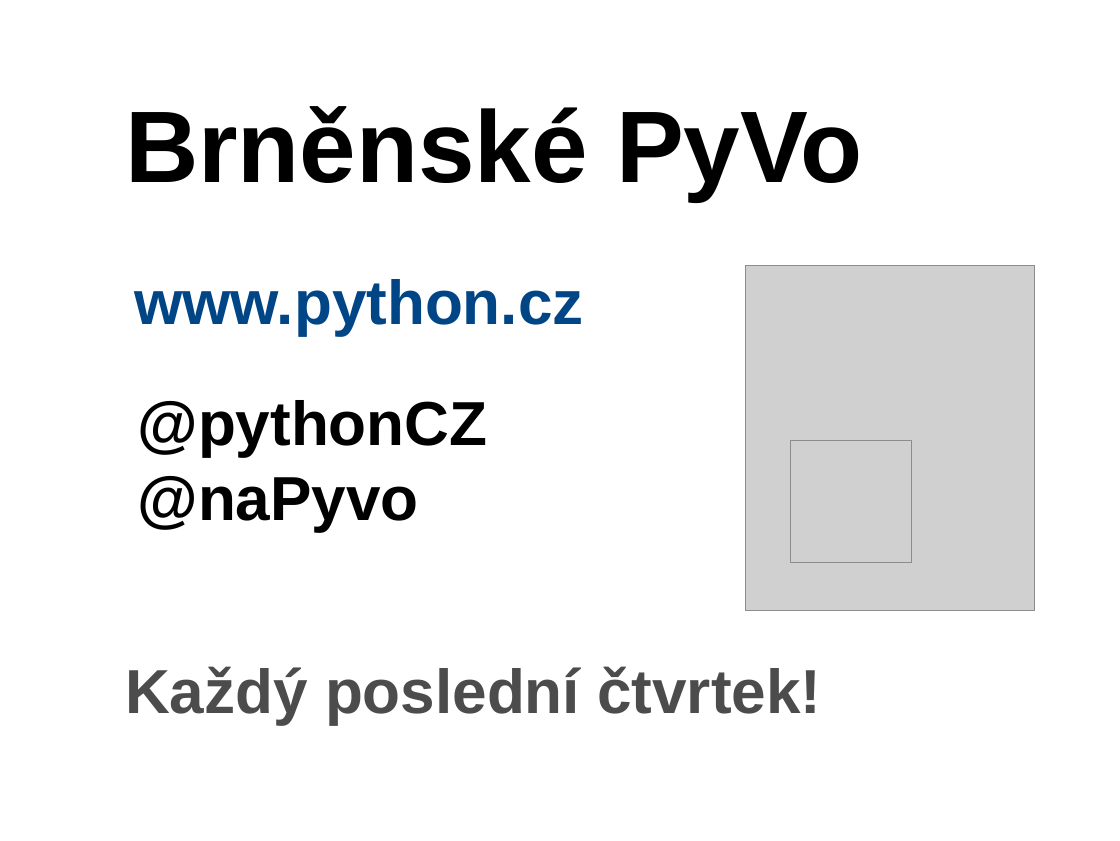
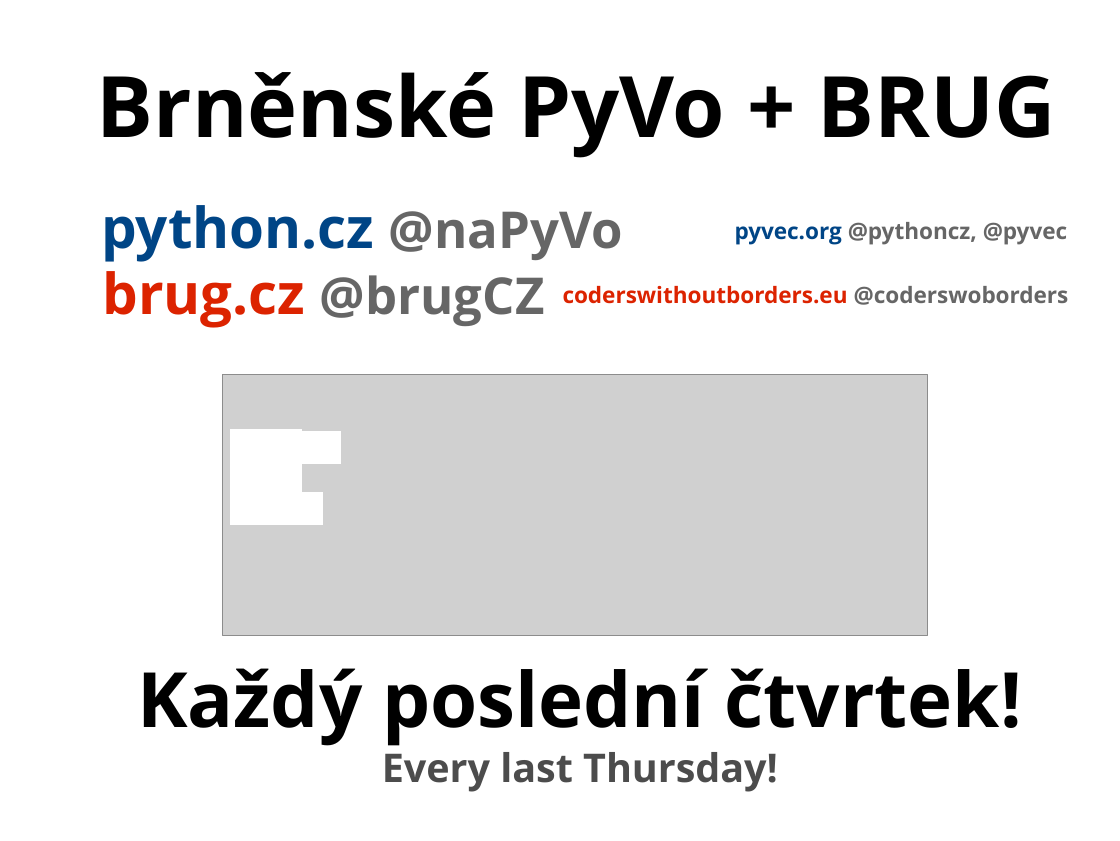
Before and after one commit to pyvec/python.cz, a slide deck: slide 1 of talks/brno-welcome.odp. Drawn at 1120x841 pixels with LibreOffice and Linux fonts; fonts in the diff are those of the drawing; grey boxes stand for pictures. Boxes give left, top, right and bottom in pixels: in the first picture for what was removed or moved away, otherwise in the second. Text is boxed around its words. In the diff, an @@ line names an element or a change of style, - is before the commit and + after.

Commit message:
New welcome slide.

```diff
--- a/talks/brno-welcome.odp
+++ b/talks/brno-welcome.odp
@@ text at box(97, 72, 1055, 158): text changed; size 72 to 60 pt; font Arial to Open Sans @@
-Brněnské PyVo
+Brněnské PyVo + BRUG
@@ text at box(101, 205, 623, 262): text changed; size 44 to 40 pt; font Arial to Open Sans @@
-www.python.cz
+python.cz @naPyVo
@@ text added at box(735, 222, 1067, 245), 16 pt, text #666666, bold @@
+pyvec.org @pythoncz, @pyvec
@@ text added at box(102, 261, 545, 328), 40 pt, text #DC2300, bold @@
+brug.cz @brugCZ
@@ text added at box(563, 286, 1069, 305), 16 pt, text #DC2300, bold @@
+coderswithoutborders.eu @coderswoborders
@@ picture: place and size @@
-picture at box(746, 265, 1036, 610)
+picture at box(223, 375, 928, 635)
@@ text removed at box(137, 400, 487, 531) @@
-@pythonCZ
-@naPyvo
@@ rectangle added at box(231, 429, 302, 523), fill #FFFFFF, outline #FFFFFF 0 pt @@
@@ rectangle added at box(269, 431, 340, 463), fill #FFFFFF, outline #FFFFFF 0 pt @@
@@ picture removed at box(790, 440, 912, 562) @@
@@ rectangle added at box(252, 492, 323, 524), fill #FFFFFF, outline #FFFFFF 0 pt @@
@@ text "Každý poslední čtvrtek!": place and size @@
-text "Každý poslední čtvrtek!" at box(125, 666, 821, 724)
+text "Každý poslední čtvrtek!" at box(137, 668, 1022, 792)
@@ text at box(137, 668, 1022, 746): size 44 to 54 pt, font Arial to Open Sans, text colour #4C4C4C to #000000 in "Každý poslední čtvrtek!"; alignment left to centre @@
@@ text at box(382, 745, 778, 792): paragraph added @@
+Every last Thursday!
```
Also in this commit, not shown: 1 other file.
